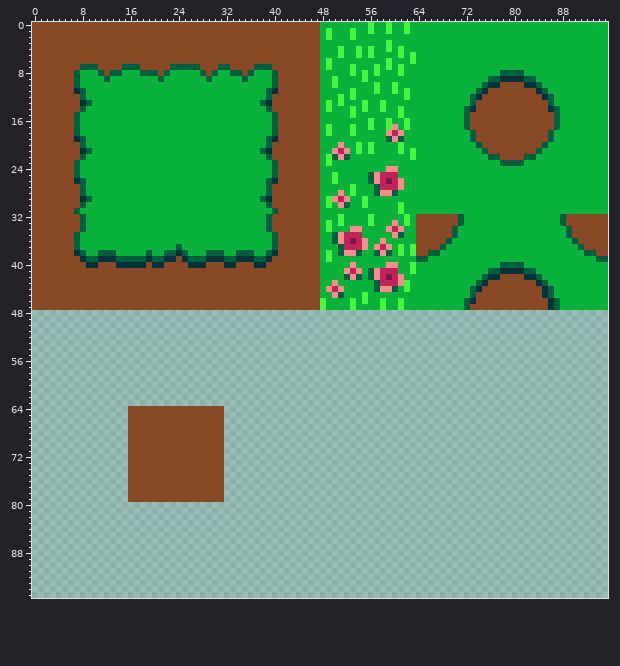
One commit to this sprite sheet: DetentionProject/Assets/Resources/Sprites/Tilesets/TS_Grass.png. Above: the version before the commit.
The file is 96x96 pixels.
The result:
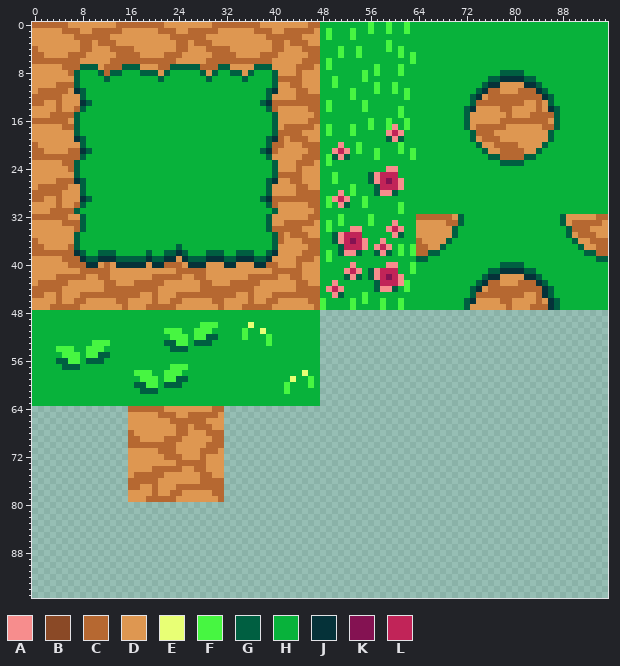
Palette (. is transparent): A #f78d8d  B #8a4926  C #b66831  D #de9751  E #e8ff75  F #47f641  G #005f41  H #08b23b  J #053239  K #841252  L #c12458
Change:
Changed rows in their new state; - is an unchanged pixel.
first column x 0:
 0 CCCCCCDDDDDDDDCCCCCCCCDDDDDDDDCCCCCCCCDDDDDDDDCC------------------------------------------------
 1 DDDDDCCCDDCCCCCDDDDDDCCCDDCCCCCDDDDDDCCCDDCCCCCD------------------------------------------------
 2 DDDDDDDCCCCCCDDDDDDDDDDCCCCCCDDDDDDDDDDCCCCCCDDD------------------------------------------------
 3 DDDDDDDDCCDCCCDDDDDDDDDDCCDCCCDDDDDDDDDDCCDCCCDD------------------------------------------------
 4 CDDDDDDDCCDDDCCCCDDDDDDDCCDDDCCCCDDDDDDDCCDDDCCC--------H---------------------------------------
 5 CCDDDDCCCDDDDDCCCCDDDDCCCDDDDDCCCCDDDDCCCDDDDDCC--------H---------------------------------------
 6 CCCCCCCCDDDDDCCCCCCCCCCCDDDDDCCCCCCCCCCCDDDDDCCC-----------H------------------------------------
 7 DDDDDCCC---DCCC---DDDCC-----CCC--DDDD---DDDDCCCD-----H-----H------------------------------------
 8 DDDDDDC-----C--------D-------D-----D-----DDDCDDD-----H------------------------------------------
 9 DDDDDDD----------------------------------CCCCDDD------------------------------------------------
10 DDDDCCC----------------------------------DDCCDDD------------------------------DDDD--------------
11 DCCCCCD----------------------------------DDDCCDD----------------------------CCDDDCCC------------
12 CCCCCDDD--------------------------------DDDDCCCC---H-----------------------DCCCCCCCCC-----------
13 CCDDCDDD--------------------------------CCCCCCCC---H------H---------------CCCCCCCCDDCD----------
14 DDDDCDDC--------------------------------CDDDDDCC-----H----H---------------DDDDCCDDDDCD----------
15 DDDCCCC----------------------------------DDDDDDC-----H-------------------DDDDDDCDDDCCCC---------
16 CCCCCCD----------------------------------DDDDDCC-------------------------DDDDDCCCCCCCCD---------
17 DDDDDCC----------------------------------DCCCCCD-------------------------DCCCCCDDDDDDCC---------
18 DDDDDDD----------------------------------CCCCDDD--------------------------CCCDDDDDDDDD----------
19 DDDDDDD----------------------------------CDCCCDD--------------------------DCCCDDDDDDDD----------
20 CDDDDDDD--------------------------------CCDDDCCC--------H------------------DDCCCCDDDD-----------
21 CCDDDDCC--------------------------------CDDDDDCC--------HF------------------DDCCCCDD------------
22 CCCCCCCC--------------------------------DDDDDCCC---------F--------------------CCCC--------------
23 DDDDDCC----------------------------------DDDCCCD------------------------------------------------
24 DDDDDDC----------------------------------DDDCDDD------------------------------------------------
25 DDDDDDD----------------------------------CCCCDDD------------------------------------------------
26 DDDDCCC----------------------------------DDCCDDD------------------------------------------------
27 DCCCCCDD--------------------------------DDDDCCDD------------------------------------------------
28 CCCCCDDD--------------------------------DDDDCCCC------------------------------------------------
29 CCDDCDDD--------------------------------CCCCCCCC------------------------------------------------
30 DDDDCDDC--------------------------------CDDDDDCC------------------------------------------------
31 DDDCCCC----------------------------------DDDDDDC------------------------------------------------
32 CCCCCCDD--------------------------------DDDDDDCC--------------H-CCCCCCD------------------DDDDDCC
33 DDDDDCCC--------------------------------DDCCCCCD--------------H-DDDDDCC------------------DCCCCCD
34 DDDDDDDC--------------------------------CCCCCDDD----------------DDDDDD--------------------CCCDDD
35 DDDDDDD----------------------------------CDCCCDD----------------DDDDDD--------------------DCCCDD
36 CDDDDDD----------------------------------CDDDCCC----------------CDDDD----------------------DDCCC
37 CCDDDDC----------------------------------DDDDDCC----------------CCDD------------------------DDCC
38 CCCCCCC----------------------------------DDDDCCC----------------CC----------------------------CC
39 DDDDDCCC----------------D---------------DDDDCCCD------------------------------------------------
40 DDDDDDCCC--DCD-----D--CCCD---DDD--DDD--CCDDDCDDD------------------------------------------------
41 DDDDDDDDCCCCCDDDDDDDDDDDCCCCCDDDDDDDDDDDCCCCCDDD------------------------------------------------
42 DDDDCCCCCDDCCDDDDDDDCCCCCDDCCDDDDDDDCCCCCDDCCDDD------------------------------DDDD--------------
43 DCCCCCDDDDDDCCDDDCCCCCDDDDDDCCDDDCCCCCDDDDDDCCDD----------------------------CCDDDCCC------------
44 CCCCCDDDDDDDCCCCCCCCCDDDDDDDCCCCCCCCCDDDDDDDCCCC---------------------------DCCCCCCCCC-----------
45 CCDDCDDDCCCCCCCCCCDDCDDDCCCCCCCCCCDDCDDDCCCCCCCC--------------------------CCCCCCCCDDC-----------
46 DDDDCDDCCDDDDDCCDDDDCDDCCDDDDDCCDDDDCDDCCDDDDDCC--------------------------DDDDCCDDDDCD----------
47 DDDCCCCCDDDDDDDCDDDCCCCCDDDDDDDCDDDCCCCCDDDDDDDC-------------------------DDDDDDCDDDCCC----------
48 HHHHHHHHHHHHHHHHHHHHHHHHHHHHHHHHHHHHHHHHHHHHHHHH------------------------------------------------
49 HHHHHHHHHHHHHHHHHHHHHHHHHHHHHHHHHHHHHHHHHHHHHHHH------------------------------------------------
50 HHHHHHHHHHHHHHHHHHHHHHHHHHHHFFFHHHHHEHHHHHHHHHHH------------------------------------------------
51 HHHHHHHHHHHHHHHHHHHHHHFFFHHFFFHHHHHFHHEHHHHHHHHH------------------------------------------------
52 HHHHHHHHHHHHHHHHHHHHHHHFFFHFFGGHHHHFHHHFHHHHHHHH------------------------------------------------
53 HHHHHHHHHHFFFHHHHHHHHHGGFFHGGGHHHHHHHHHFHHHHHHHH------------------------------------------------
54 HHHHFFFHHFFFHHHHHHHHHHHGGGHHHHHHHHHHHHHHHHHHHHHH------------------------------------------------
55 HHHHHFFFHFFGGHHHHHHHHHHHHHHHHHHHHHHHHHHHHHHHHHHH------------------------------------------------
56 HHHHGGFFHGGGHHHHHHHHHHHHHHHHHHHHHHHHHHHHHHHHHHHH------------------------------------------------
57 HHHHHGGGHHHHHHHHHHHHHHHFFFHHHHHHHHHHHHHHHHHHHHHH------------------------------------------------
58 HHHHHHHHHHHHHHHHHFFFHHFFFHHHHHHHHHHHHHHHHHHHHEHH------------------------------------------------
59 HHHHHHHHHHHHHHHHHHFFFHFFGGHHHHHHHHHHHHHHHHHEHHFH------------------------------------------------
60 HHHHHHHHHHHHHHHHHGGFFHGGGHHHHHHHHHHHHHHHHHFHHHFH------------------------------------------------
61 HHHHHHHHHHHHHHHHHHGGGHHHHHHHHHHHHHHHHHHHHHFHHHHH------------------------------------------------
62 HHHHHHHHHHHHHHHHHHHHHHHHHHHHHHHHHHHHHHHHHHHHHHHH------------------------------------------------
63 HHHHHHHHHHHHHHHHHHHHHHHHHHHHHHHHHHHHHHHHHHHHHHHH------------------------------------------------
64 ----------------CCCCCCDDDDDDDDCC----------------------------------------------------------------
65 ----------------DDDDDCCCDDCCCCCD----------------------------------------------------------------
66 ----------------DDDDDDDCCCCCCDDD----------------------------------------------------------------
67 ----------------DDDDDDDDCCDCCCDD----------------------------------------------------------------
68 ----------------CDDDDDDDCCDDDCCC----------------------------------------------------------------
69 ----------------CCDDDDCCCDDDDDCC----------------------------------------------------------------
70 ----------------CCCCCCCCDDDDDCCC----------------------------------------------------------------
71 ----------------DDDDDCCCDDDDCCCD----------------------------------------------------------------
72 ----------------DDDDDDCCCDDDCDDD----------------------------------------------------------------
73 ----------------DDDDDDDDCCCCCDDD----------------------------------------------------------------
74 ----------------DDDDCCCCCDDCCDDD----------------------------------------------------------------
75 ----------------DCCCCCDDDDDDCCDD----------------------------------------------------------------
76 ----------------CCCCCDDDDDDDCCCC----------------------------------------------------------------
77 ----------------CCDDCDDDCCCCCCCC----------------------------------------------------------------
78 ----------------DDDDCDDCCDDDDDCC----------------------------------------------------------------
79 ----------------DDDCCCCCDDDDDDDC----------------------------------------------------------------
Where, in picture pixels (left, top, right, bottom), the same in both pictures:
changed: (32, 22, 320, 502)
changed: (350, 46, 392, 76)
changed: (470, 82, 554, 160)
changed: (338, 94, 380, 160)
changed: (380, 100, 386, 112)
changed: (404, 214, 458, 256)
changed: (566, 214, 608, 256)
changed: (470, 274, 548, 310)
